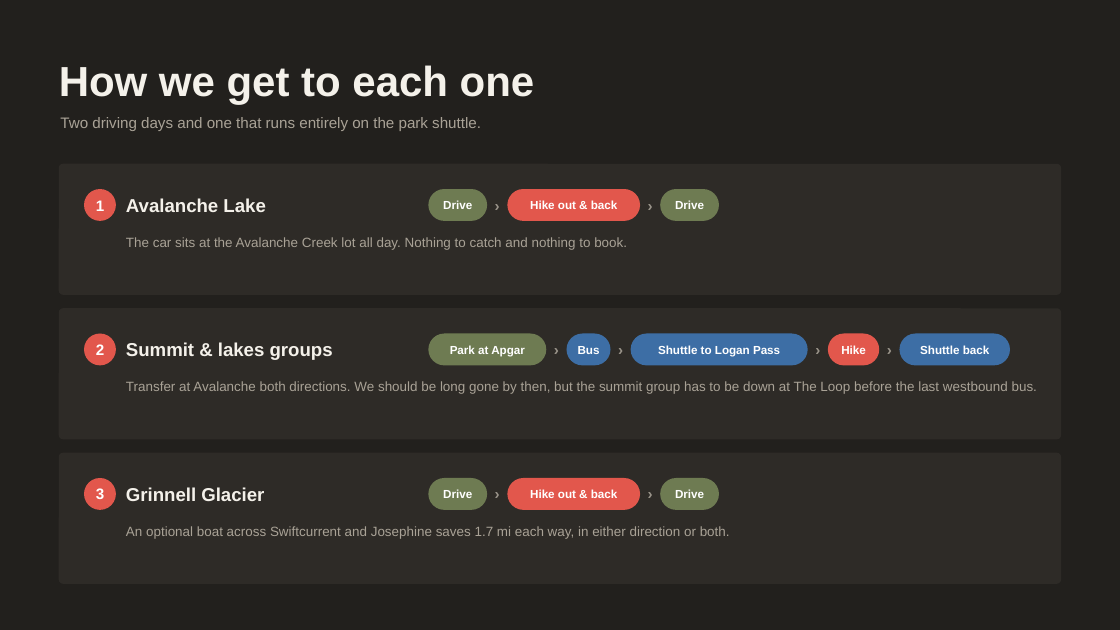
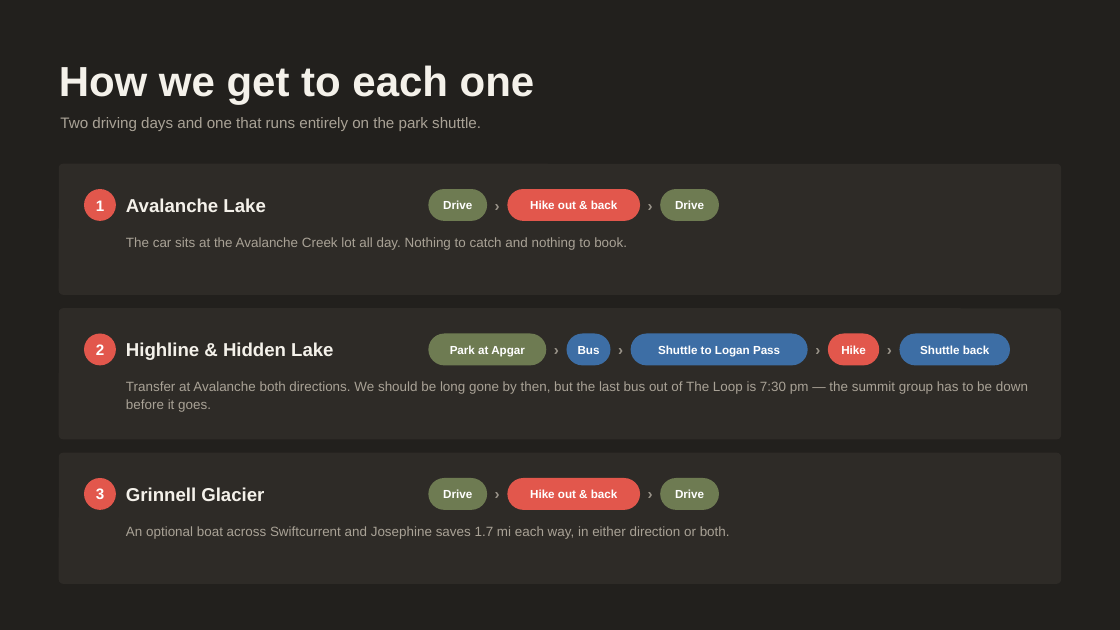
Before and after one commit to ananatalie828-prog/paper-trail, a slide deck: slide 6 of hikes/slides/glacier-hikes.pptx. Drawn at 1120x630 pixels with LibreOffice and Linux fonts; fonts in the diff are those of the drawing. Boxes give left, top, right and bottom in pixels: in the first picture for what was removed or moved away, otherwise in the second. Text is boxed around its words. In the diff, an @@ line names an element or a change of style, - is before the commit and + after.

```diff
--- a/hikes/slides/glacier-hikes.pptx
+++ b/hikes/slides/glacier-hikes.pptx
@@ text at (126, 342, 333, 360): text changed @@
-Summit & lakes groups
+Highline & Hidden Lake
@@ text at (126, 381, 1028, 412): text changed @@
-Transfer at Avalanche both directions. We should be long gone by then, but the summit group has to be down at The Loop before the last westbound bus.
+Transfer at Avalanche both directions. We should be long gone by then, but the last bus out of The Loop is 7:30 pm — the summit group has to be down before it goes.
```
Also in this commit, not shown: 3 other slides changed, 13 other files.
